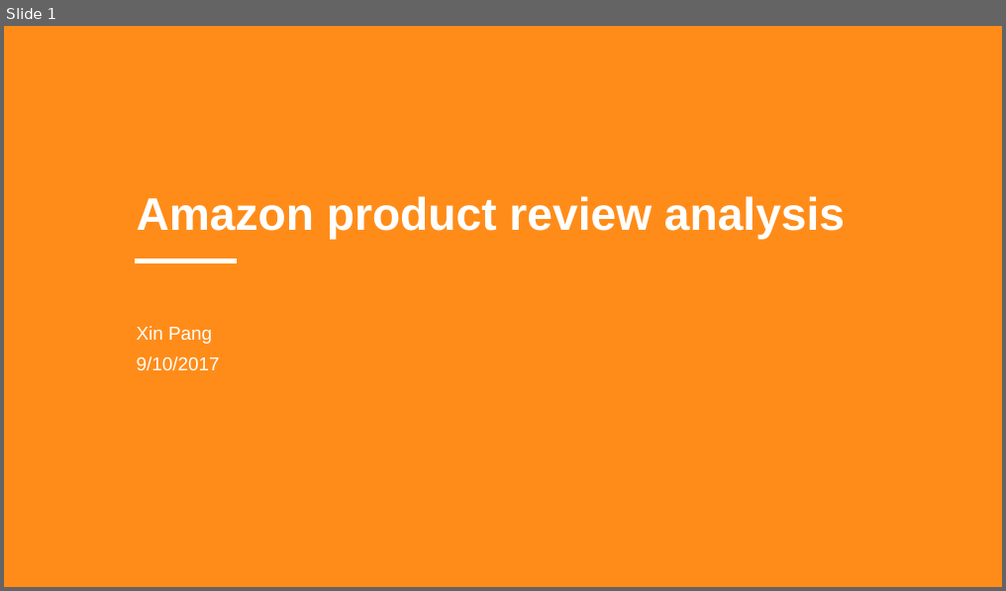
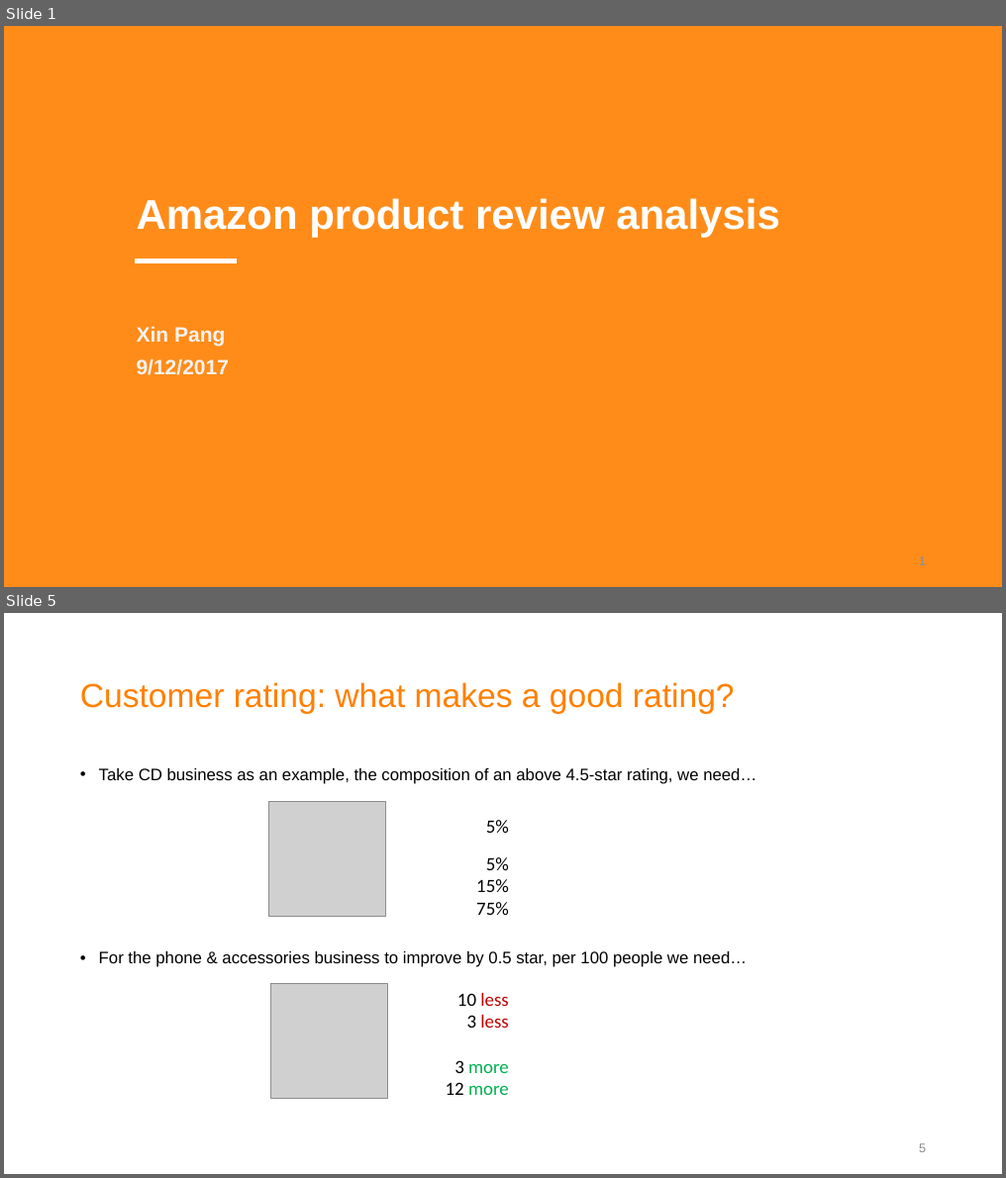
Before and after one commit to joyceXD/product-review, a slide deck: presentation/Product review analysis.pptx. Shown one above the other, each under a label of ours: slide 1 before the commit, slides 1 and 5 after it; the slides between them are not shown. The pictures are 1006x591 and 1006x1178 pixels, drawn with LibreOffice and Linux fonts; fonts in the diff are those of the drawing; grey boxes stand for pictures. Boxes give left, top, right and bottom in pixels: in the first picture for what was removed or moved away, otherwise in the second. Text is boxed around its words. In the diff, an @@ line names an element or a change of style, - is before the commit and + after.

```diff
--- a/presentation/Product review analysis.pptx
+++ b/presentation/Product review analysis.pptx
@@ slide 5 added at [4, 613, 1002, 1174], background #FFFFFF @@
@@ title added at [80, 682, 735, 714], 32 pt, text #FF8000 @@
+Customer rating: what makes a good rating?
@@ text added at [99, 768, 756, 784], 16 pt, text #000000 @@
+• Take CD business as an example, the composition of an above 4.5-star rating, we need…
@@ picture added at [269, 802, 386, 916] @@
@@ text added at [476, 820, 509, 915], 18 pt, text #000000 @@
+5%
+5%
+15%
+75%
@@ text added at [99, 952, 746, 967], 16 pt, text #000000 @@
+• For the phone & accessories business to improve by 0.5 star, per 100 people we need…
@@ picture added at [270, 983, 388, 1098] @@
@@ text added at [446, 993, 509, 1095], 18 pt, text #C00000 @@
+10 less
+3 less
+3 more
+12 more
@@ page number added at [919, 1144, 926, 1153], 12 pt, text #8C8C8C @@
+5
@@ slide 1 changed as well @@
@@ title "Amazon product review analysis" at [137, 198, 780, 237]: size 44 to 40 pt @@
@@ subtitle at [137, 326, 225, 347]: size 18 to 20 pt, text colour #FFFFFF to #F2F2F2, bold on in "Xin Pang" @@
@@ subtitle at [137, 359, 229, 375]: text changed; size 18 to 20 pt; text colour #FFFFFF to #F2F2F2; bold on @@
-9/10/2017
+9/12/2017
@@ page number added at [919, 557, 926, 566], 12 pt, text #8C8C8C @@
+1
```
Also in this commit, not shown: 4 other slides changed, 7 other slides added, 2 slides removed, 10 other files.
